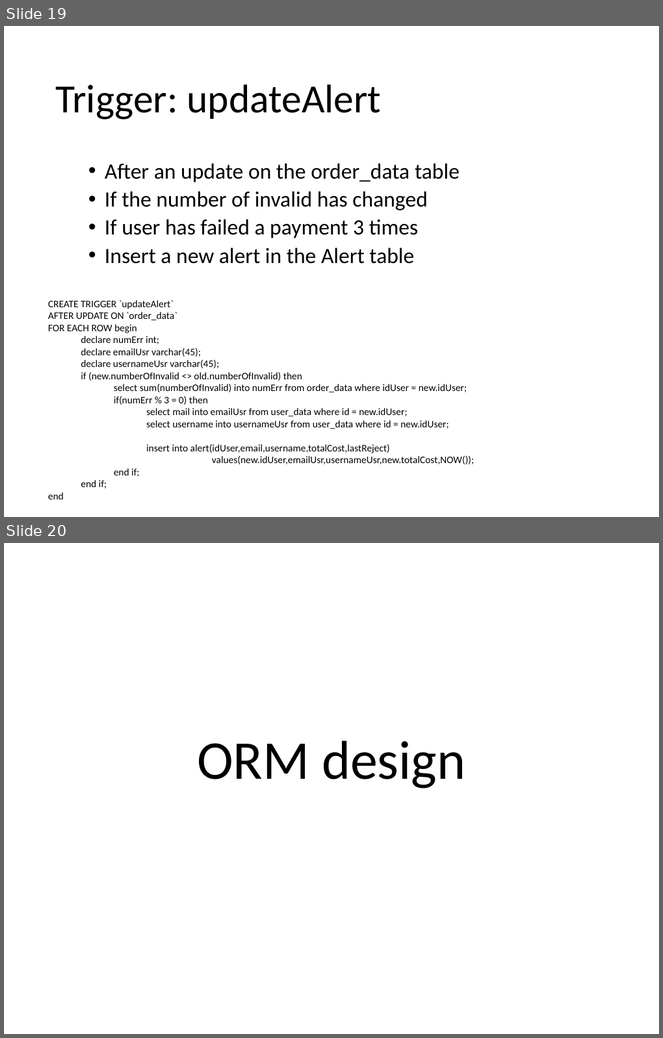
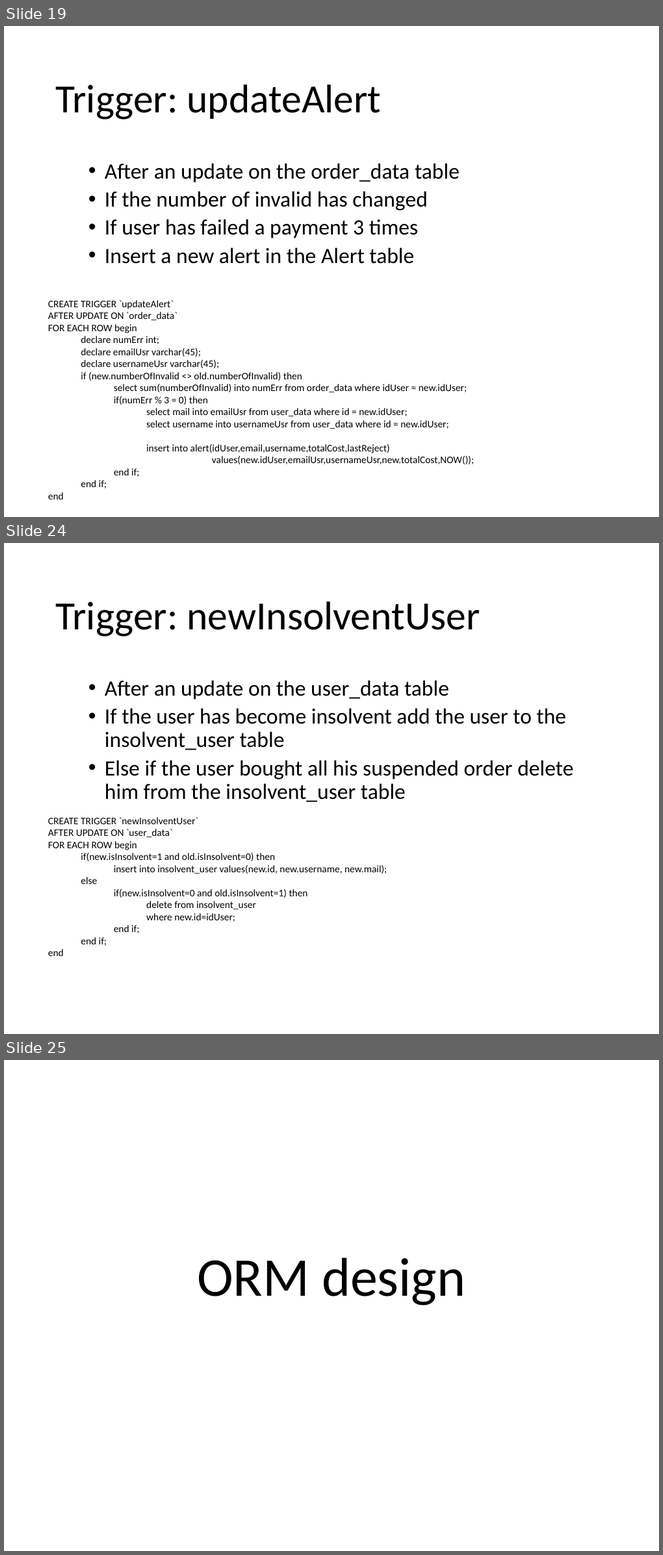
Before and after one commit to CanaliDavide/ProjectBD2-CanaliCordioli, a slide deck: TemplateProjectDocumentation.pptx. Shown one above the other, each under a label of ours: slides 19 and 20 before the commit, slides 19, 24 and 25 after it; the slides between them are not shown. The pictures are 663x1038 and 663x1555 pixels, drawn with LibreOffice and Linux fonts; fonts in the diff are those of the drawing. Boxes give left, top, right and bottom in pixels: in the first picture for what was removed or moved away, otherwise in the second. Text is boxed around its words. In the diff, an @@ line names an element or a change of style, - is before the commit and + after.

Commit message:
all trigger

```diff
--- a/TemplateProjectDocumentation.pptx
+++ b/TemplateProjectDocumentation.pptx
@@ slide 24 added at bbox=[4, 543, 659, 1034], background #FFFFFF @@
@@ title added at bbox=[55, 601, 480, 637], 44 pt, text #000000 @@
+Trigger: newInsolventUser
@@ text added at bbox=[105, 680, 573, 802], 24 pt, text #000000 @@
+  • After an update on the user_data table
+  • If the user has become insolvent add the user to the insolvent_user table
+  • Else if the user bought all his suspended order delete him from the insolvent_user table
@@ text added at bbox=[48, 817, 387, 956], 11 pt, text #000000 @@
+CREATE TRIGGER `newInsolventUser`
+AFTER UPDATE ON `user_data`
+FOR EACH ROW begin
+  if(new.isInsolvent=1 and old.isInsolvent=0) then
+    insert into insolvent_user values(new.id, new.username, new.mail);
+  else
+    if(new.isInsolvent=0 and old.isInsolvent=1) then
+      delete from insolvent_user
+      where new.id=idUser;
+    end if;
+  end if;
+end
@@ what was slide 20 is now slide 25 @@
```
Also in this commit, not shown: 4 other slides added.
